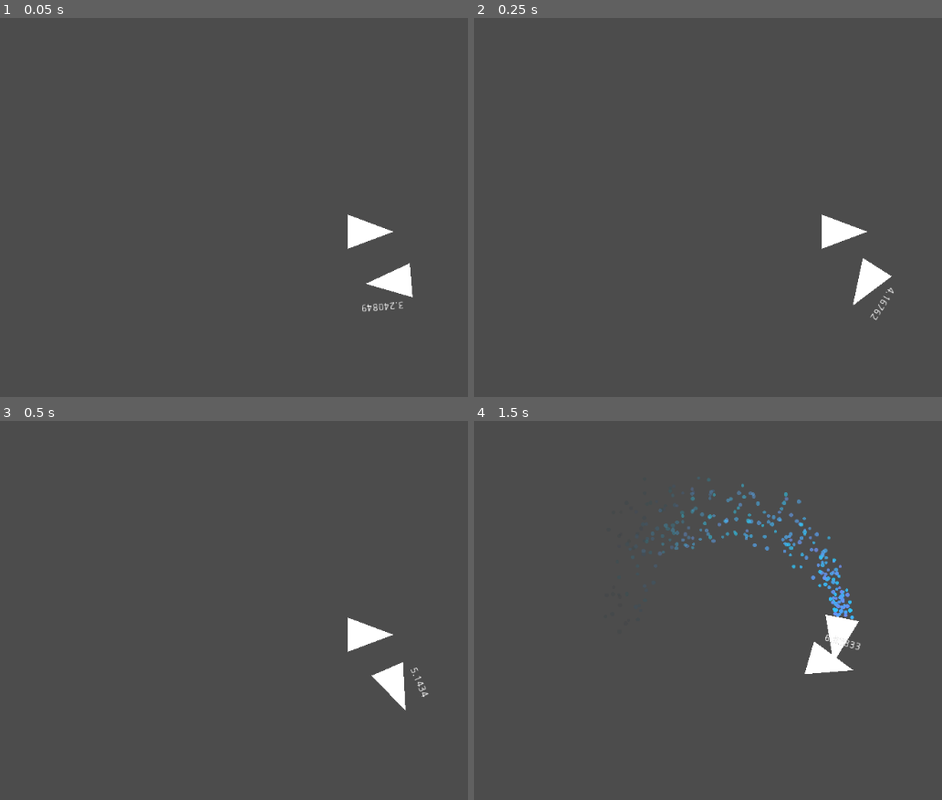
Above: before the commit, frames 1-4 (two rows, left to right).
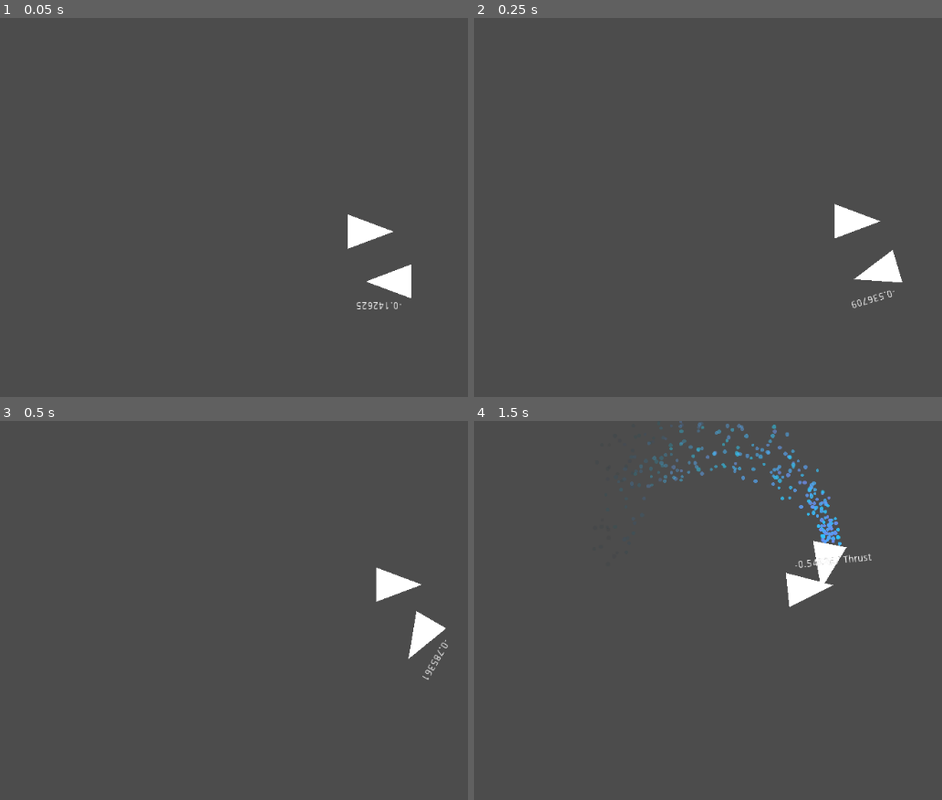
Above: after the commit, the same moments.

Repository: Insta-x/boost-racer
Game: Godot game, scene res://Src/SampleWorld.tscn
The game is run twice, just before and just after one commit, with the same random seed, the same clock (stepped at 60 frames per second) and the same inputs.
Inputs:
- Up to frame 1 (0.05 s): no input
- Up to frame 2 (0.25 s): no input
- Up to frame 3 (0.5 s): no input
- Up to frame 4 (1.5 s): hold D (turn_right) 0.53-1.28 s; hold Space (boost) 0.53-1.28 s; hold S (brake) from 1.28 s (still down); tap Space (boost) at 1.35 s

The runs differ from the first frame. In frame 1, 0.2% of the frame differs, in the area x 74-89%, y 51-78%; in frame 2, 1.3%; in frame 3, 2.0%; in frame 4, 4.4%, in the area x 33-85%, y 0-67%.

Commit message:
raycast n predict

Diff:
--- a/Src/Lee/AreaGuider.gd
+++ b/Src/Lee/AreaGuider.gd
@@ -2,8 +2,14 @@
 
 class_name AreaGuider
 
-export var target_speed := 300
+export var target_speed := 600
 onready var target_velocity : Vector2 = $Direction.position.normalized() * target_speed
 
 func _on_AreaGuider_body_entered(body : EnemyRacer):
-	body.target_velocity = self.target_velocity
+	#body.target_velocity = self.target_velocity
+	body.guiders.append(self)
+	body.raycastP.add_exception(self)
+
+func _on_AreaGuider_body_exited(body):
+	body.guiders.erase(self)
+	body.raycastP.remove_exception(self)
--- a/Src/Lee/AreaGuider.tscn
+++ b/Src/Lee/AreaGuider.tscn
@@ -3,7 +3,7 @@
 [ext_resource path="res://Src/Lee/AreaGuider.gd" type="Script" id=1]
 
 [node name="AreaGuider" type="Area2D"]
-collision_layer = 0
+collision_layer = 128
 collision_mask = 2
 script = ExtResource( 1 )
 
@@ -12,3 +12,4 @@
 [node name="CollisionPolygon2D" type="CollisionPolygon2D" parent="."]
 
 [connection signal="body_entered" from="." to="." method="_on_AreaGuider_body_entered"]
+[connection signal="body_exited" from="." to="." method="_on_AreaGuider_body_exited"]
--- a/Src/Racer/EnemyRacer.gd
+++ b/Src/Racer/EnemyRacer.gd
@@ -3,27 +3,50 @@
 class_name EnemyRacer
 
 var target_velocity := Vector2.ZERO
+var adjust_velocity := Vector2.ZERO
 
-const ROT := 1.6
+const ROT := 0.05
+const CEKDEG := deg2rad(30) # raycast degree
+
+
+var guiders := []
+var turning_stabilizer := 0.0
+var turn_history := []
+
 func _ready():
 	pass # Replace with function body.
 
 func _physics_process(delta:float) -> void:
+	if len(guiders) > 0:
+		target_velocity = Vector2.ZERO
+		for x in guiders: target_velocity += x.target_velocity
+		target_velocity /= len(guiders)
+	avoid_wall()
 	actions()
+	debug()
 
 func actions() -> void:
 	# kalo ga searah, searahin dulu
 	braking = false
-	var target_rotation := target_velocity.angle()
+	#boosting = true
+	$Target.cast_to = (target_velocity + adjust_velocity - linear_velocity) #debugging purpose
+	var target_rotation := (target_velocity + adjust_velocity - linear_velocity).angle()
 	var drot := (target_rotation - rotation)
 	if drot < 0: drot += PI * 2
-	if drot < PI: turning = min(1,  ROT * drot / PI)
-	else: turning = max(-1, -ROT * (2*PI - drot) / PI)
-	$Label.text = str(drot)
-	print(turning, drot)
-	if PI/2 < drot and drot < PI*3/2:
+
+	# turning
+	if drot < PI: turning_stabilizer = 1 #min(1,  drot)
+	else: turning_stabilizer = -1 #max(-1, -(2*PI - drot))
+	if drot < deg2rad(5) or drot > deg2rad(355): turning_stabilizer = 0
+	turning = (turning * (1-ROT) + turning_stabilizer * ROT)
+
+	# braking
+	var vrot = linear_velocity.angle_to(target_velocity + adjust_velocity)
+	braking = (deg2rad(45) < vrot and vrot < deg2rad(360-45)) and linear_velocity.length() > 50 or linear_velocity.length() - (target_velocity + adjust_velocity).length() > -30
+
+	# thrusting
+	if PI/2 < deg2rad(90-45) and drot < deg2rad(270+45):
 		thrusting = false
-		braking = true
 		return
 
 	# itung difference velocity
@@ -32,3 +55,35 @@
 		thrusting = true
 	else:
 		thrusting = false
+
+onready var raycastL := $RayCastLeft
+onready var raycastR := $RayCastRight
+onready var raycastF := $RayCastFront
+onready var raycastP := $RayCastPredict
+
+func avoid_wall() -> void:
+	raycastL.global_rotation = 0
+	raycastR.global_rotation = 0
+	raycastF.global_rotation = 0
+	raycastP.global_rotation = 0
+	$Target.global_rotation = 0
+	adjust_velocity = Vector2.ZERO
+	var ADJRATE = linear_velocity.length() / thrust_force * 0.7
+
+	raycastL.cast_to = linear_velocity.rotated(-CEKDEG) * ADJRATE * 0.6 + Vector2.RIGHT.rotated(rotation - CEKDEG) * 40
+	raycastR.cast_to = linear_velocity.rotated(CEKDEG) * ADJRATE * 0.6 + Vector2.RIGHT.rotated(rotation + CEKDEG) * 40
+	raycastF.cast_to = linear_velocity * ADJRATE
+	raycastP.cast_to = linear_velocity * ADJRATE
+	if raycastL.is_colliding():
+		adjust_velocity += linear_velocity.rotated(PI/2).normalized() * (raycastL.cast_to.length() - raycastL.get_collision_point().distance_to(global_position))
+	if raycastR.is_colliding():
+		adjust_velocity += linear_velocity.rotated(-PI/2).normalized() * (raycastR.cast_to.length() - raycastR.get_collision_point().distance_to(global_position))
+	if raycastP.is_colliding():
+		adjust_velocity += raycastP.get_collider().target_velocity * 0.5 - target_velocity * 0.5
+	if raycastF.is_colliding():
+		adjust_velocity += raycastF.get_collision_normal().normalized() * (linear_velocity.length() - raycastF.get_collision_point().distance_to(global_position))
+		print(raycastF.get_collision_normal())
+func debug() -> void:
+	$Label.text = str(turning)
+	if thrusting: $Label.text += " Thrust "
+	if braking: $Label.text += "Brake"
--- a/Src/Racer/EnemyRacer.tscn
+++ b/Src/Racer/EnemyRacer.tscn
@@ -13,3 +13,29 @@
 margin_top = -40.0
 margin_right = 29.0
 margin_bottom = -26.0
+
+[node name="RayCastLeft" type="RayCast2D" parent="." index="5"]
+enabled = true
+cast_to = Vector2( 0, 0 )
+collide_with_areas = true
+
+[node name="RayCastRight" type="RayCast2D" parent="." index="6"]
+enabled = true
+cast_to = Vector2( 0, 0 )
+collide_with_areas = true
+
+[node name="RayCastFront" type="RayCast2D" parent="." index="7"]
+enabled = true
+cast_to = Vector2( 0, 0 )
+collide_with_areas = true
+
+[node name="RayCastPredict" type="RayCast2D" parent="." index="8"]
+enabled = true
+cast_to = Vector2( 0, 0 )
+collision_mask = 128
+collide_with_areas = true
+collide_with_bodies = false
+
+[node name="Target" type="RayCast2D" parent="." index="9"]
+cast_to = Vector2( 0, 0 )
+collide_with_areas = true
--- a/Src/Racer/Racer.gd
+++ b/Src/Racer/Racer.gd
@@ -1,7 +1,6 @@
 extends RigidBody2D
 
 class_name Racer
-
 
 onready var thrusting_particles := $ThrustingParticles
 onready var boosting_particles := $BoostingParticles
--- a/Src/SampleWorld.tscn
+++ b/Src/SampleWorld.tscn
@@ -7,9 +7,6 @@
 [node name="SampleWorld" type="Node2D"]
 
 [node name="OuterWall" type="StaticBody2D" parent="."]
-__meta__ = {
-"_edit_lock_": true
-}
 
 [node name="CollisionPolygon2D" type="CollisionPolygon2D" parent="OuterWall"]
 polygon = PoolVector2Array( 0, 0, 0, 1792, -64, 1792, -64, -64, 2432, -64, 2432, 1792, 0, 1792, 0, 1728, 2368, 1728, 2368, 0 )
@@ -52,59 +49,61 @@
 [node name="PlayerRacer" parent="." instance=ExtResource( 1 )]
 position = Vector2( 64, 64 )
 
-[node name="Camera2D" type="Camera2D" parent="PlayerRacer"]
-current = true
-
 [node name="RacerGuider" parent="." instance=ExtResource( 3 )]
 
 [node name="EnemyRacer" parent="RacerGuider" index="0"]
 position = Vector2( 105, 134 )
 rotation = 3.14159
 
+[node name="Camera2D" type="Camera2D" parent="RacerGuider/EnemyRacer" index="7"]
+position = Vector2( 41, 70 )
+rotation = 3.14159
+current = true
+
 [node name="AreaGuider" parent="RacerGuider" instance=ExtResource( 2 )]
 position = Vector2( 857, 101 )
 
 [node name="Direction" parent="RacerGuider/AreaGuider" index="0"]
-position = Vector2( 227, 5 )
+position = Vector2( 286, 57 )
 
 [node name="CollisionPolygon2D" parent="RacerGuider/AreaGuider" index="1"]
-polygon = PoolVector2Array( -907, -142, -887, 259, -635, 261, -607, 115, 595, 105, 592, -134 )
+polygon = PoolVector2Array( -889, 90, 751, 100, 739, -126, -886, -138 )
 
 [node name="AreaGuider2" parent="RacerGuider" instance=ExtResource( 2 )]
 position = Vector2( 1847, 353 )
 
 [node name="Direction" parent="RacerGuider/AreaGuider2" index="0"]
-position = Vector2( 197, 237 )
+position = Vector2( 181, 260 )
 
 [node name="CollisionPolygon2D" parent="RacerGuider/AreaGuider2" index="1"]
-polygon = PoolVector2Array( -426, -386, -126, -376, -40, -139, 199, 133, 161, 327, -410, -162 )
+polygon = PoolVector2Array( -347, -377, -101, -379, -19, -149, 313, 259, 321, 503, 69, 239, -63, 93, -251, -137 )
 
 [node name="AreaGuider3" parent="RacerGuider" instance=ExtResource( 2 )]
 position = Vector2( 2301, 614 )
 
 [node name="Direction" parent="RacerGuider/AreaGuider3" index="0"]
-position = Vector2( 8, 846 )
+position = Vector2( -75, 827 )
 
 [node name="CollisionPolygon2D" parent="RacerGuider/AreaGuider3" index="1"]
-polygon = PoolVector2Array( -245, -144, -332, 54, -159, 237, -141, 655, 77, 671, 77, -630, -329, -632, -332, -411, -138, -403, -143, 10 )
+polygon = PoolVector2Array( -126, -642, 83, -639, 70, 920, -146, 914 )
 
 [node name="AreaGuider4" parent="RacerGuider" instance=ExtResource( 2 )]
 position = Vector2( 2248, 1667 )
 
 [node name="Direction" parent="RacerGuider/AreaGuider4" index="0"]
-position = Vector2( -1454, -14 )
+position = Vector2( -1443, -75 )
 
 [node name="CollisionPolygon2D" parent="RacerGuider/AreaGuider4" index="1"]
-polygon = PoolVector2Array( 133, 84, 148, -434, -119, -422, -92, -129, -2037, -150, -2040, 69 )
+polygon = PoolVector2Array( 167, -143, 158, 79, -2048, 73, -2044, -143 )
 
 [node name="AreaGuider5" parent="RacerGuider" instance=ExtResource( 2 )]
 position = Vector2( 92, 1392 )
 
 [node name="Direction" parent="RacerGuider/AreaGuider5" index="0"]
-position = Vector2( 8, -884 )
+position = Vector2( 52, -1045 )
 
 [node name="CollisionPolygon2D" parent="RacerGuider/AreaGuider5" index="1"]
-polygon = PoolVector2Array( 336, 128, 336, 352, -121, 364, -139, -1089, 148, -1078, 151, 93 )
+polygon = PoolVector2Array( -148, -1188, 128, -1204, 120, 352, -128, 340 )
 
 [editable path="RacerGuider"]
 [editable path="RacerGuider/AreaGuider"]
